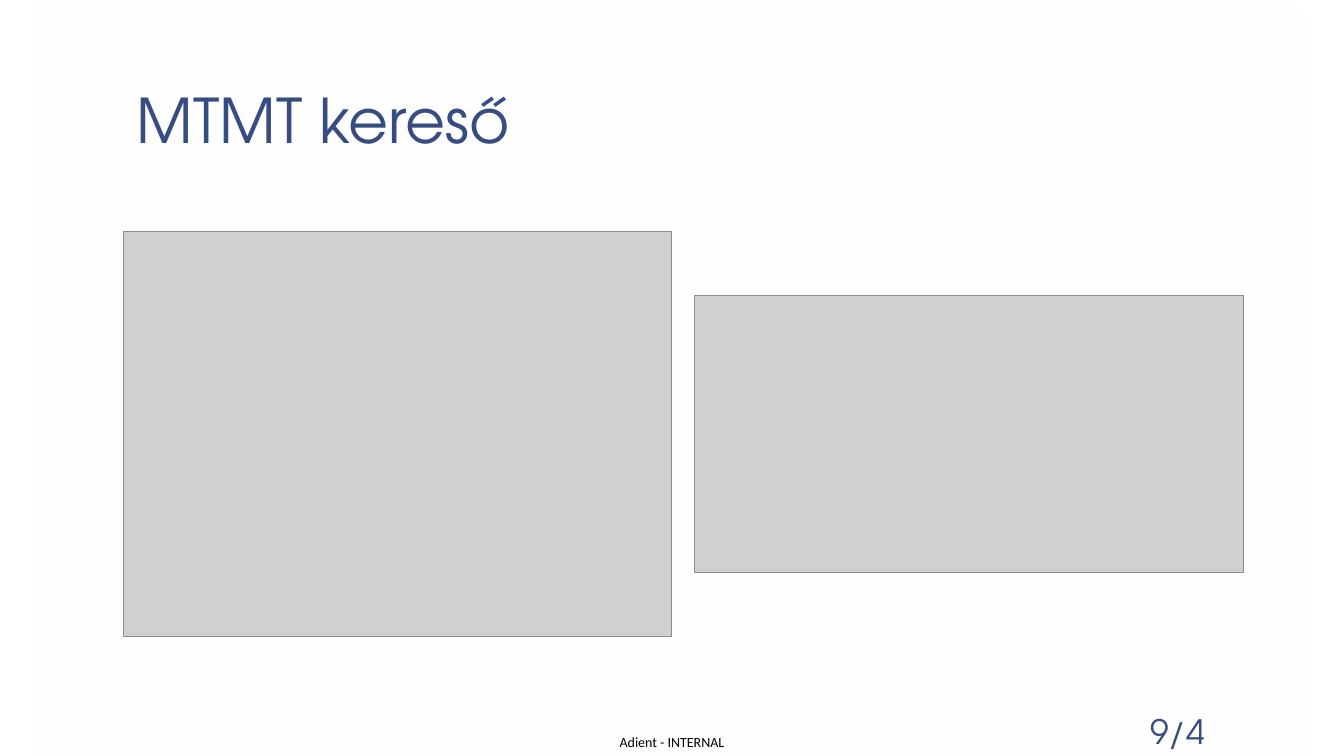
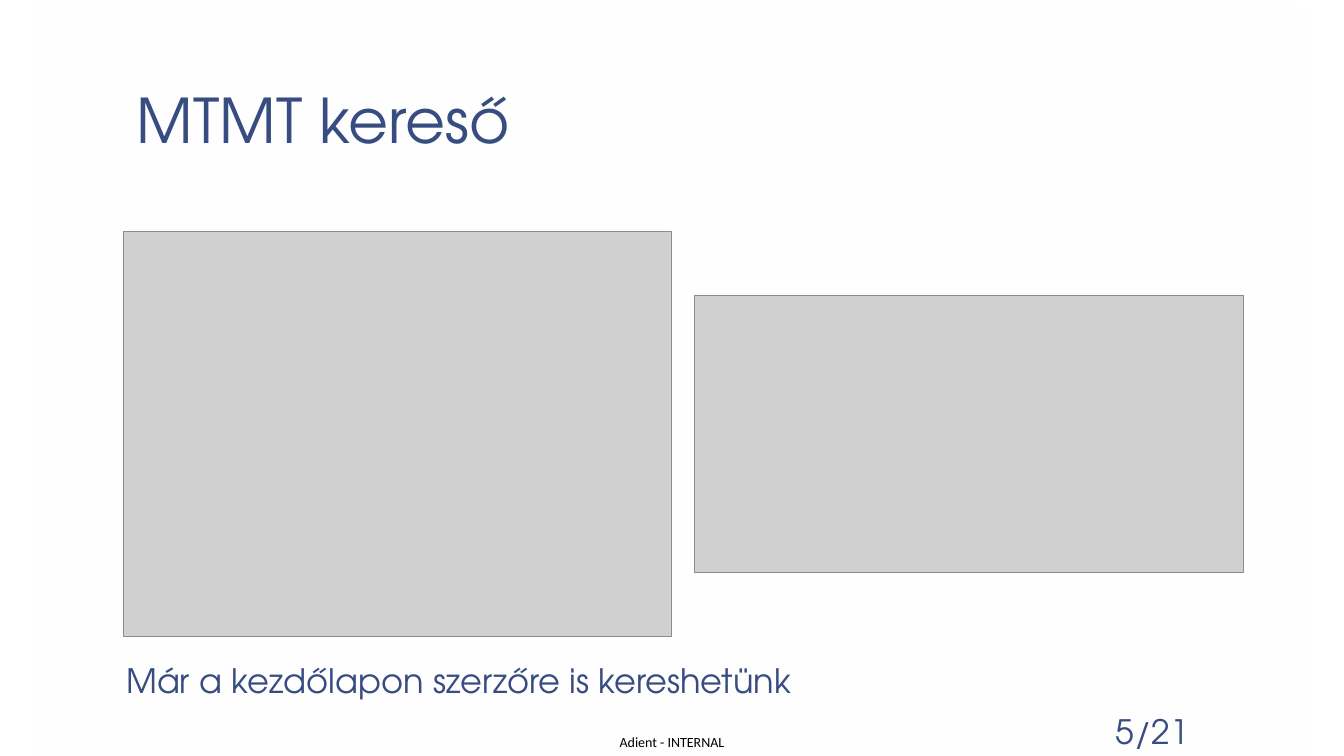
Before and after one commit to patmik2012/PubSync, a slide deck: slide 5 of Publikációs listák szinkronizálása.pptx (slide 4 before the commit). Drawn at 1344x756 pixels with LibreOffice and Linux fonts; fonts in the diff are those of the drawing; grey boxes stand for pictures; background and template pictures are left out. Boxes give left, top, right and bottom in pixels: in the first picture for what was removed or moved away, otherwise in the second. Text is boxed around its words. In the diff, an @@ line names an element or a change of style, - is before the commit and + after.

```diff
--- a/Publikációs listák szinkronizálása.pptx
+++ b/Publikációs listák szinkronizálása.pptx
@@ text added at (126, 667, 791, 700), 24 pt, text #374C81 @@
+Már a kezdőlapon szerzőre is kereshetünk
@@ page number added at (1116, 718, 1189, 749), 24 pt, text #374C81 @@
+5/21
@@ page number removed at (1150, 718, 1204, 749) @@
-9/4
```
Also in this commit, not shown: 15 other slides changed, 3 slides added, 1 slide removed, 4 other files.
